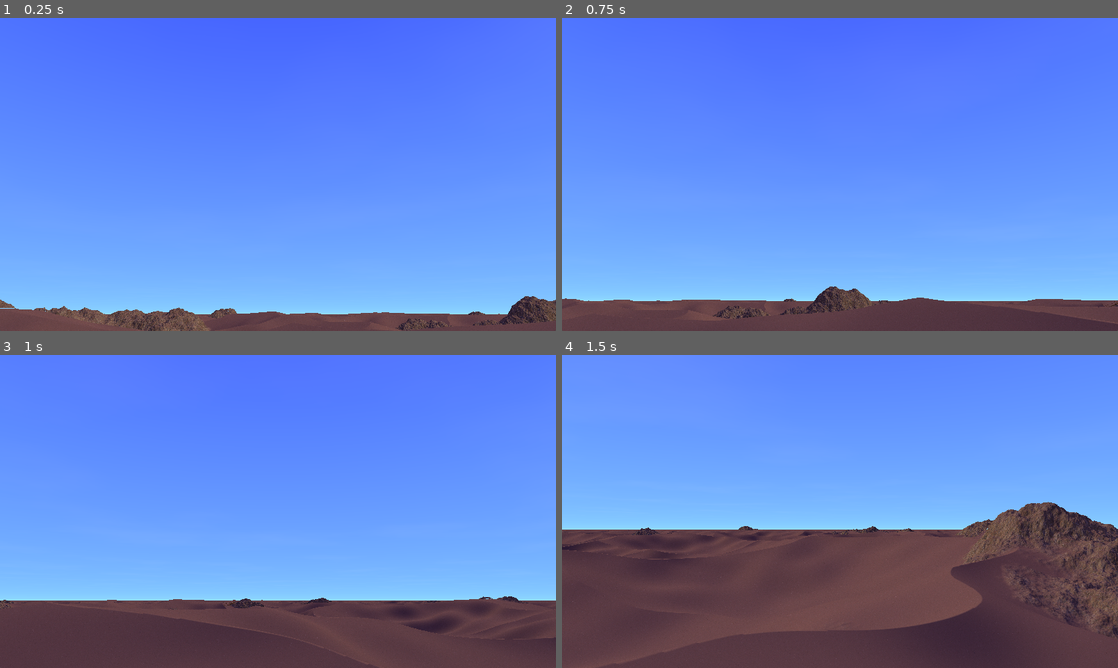
Above: before the commit, frames 1-4 (two rows, left to right).
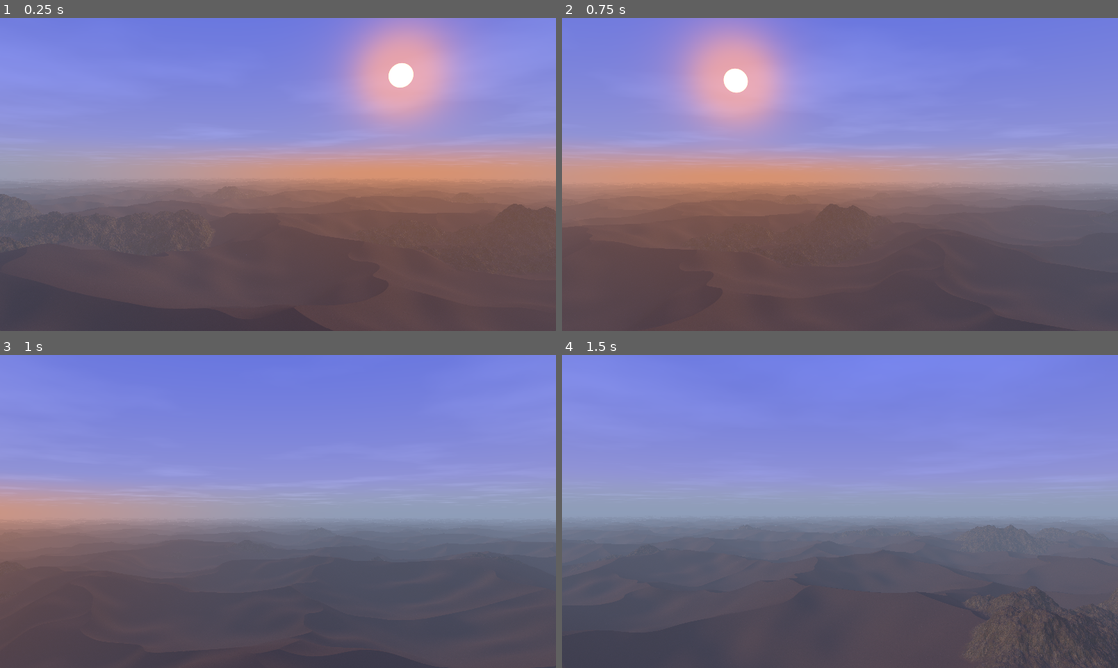
Above: after the commit, the same moments.

Repository: timo-eberl/realtime-graphics-exercises
Game: Godot game, scene res://scene.tscn
Same seed, same stepped clock (60 frames per second), same inputs: the game is played once before the commit and once after it.
Inputs (mouse positions are in pixels of both pictures, inside the frame that each line leads up to):
- Up to frame 1 (0.25 s): no input
- Up to frame 2 (0.75 s): tap Enter at 0.5 s; move the mouse to (867, 174) at 0.52 s; hold W (move_forward) from 0.53 s (still down); tap R at 0.6 s
- Up to frame 3 (1 s): keep holding W (move_forward)
- Up to frame 4 (1.5 s): keep holding W (move_forward); move the mouse to (812, 511) at 1.27 s; tap M at 1.35 s

The runs differ from the first frame. In frame 1, 97% of the frame differs, in the area x 0-100%, y 0-100%; in frame 2, 91%; in frame 3, 85%; in frame 4, 89%.

Commit message:
add fog

Diff:
--- a/project-2/src/scene.gdshader
+++ b/project-2/src/scene.gdshader
@@ -178,6 +178,25 @@
 	return normalize(vec3(x,y,z));
 }
 
+float fog_density() {
+	float cloud_strength = texture(cloud_strength_gradient, vec2(time_of_day/24.0, 0)).x;
+	return mix(0.0001, 0.0004, cloud_strength);
+}
+
+// https://iquilezles.org/articles/fog/
+vec3 applyFog( in vec3  col,   // color of pixel
+			   in float t,	   // distance to point
+			   in vec3  rd,	   // camera to point
+			   in vec3  lig )  // sun direction
+{
+	float b = fog_density();
+	float sunAmount = max( dot(rd, lig), 0.0 );
+	vec3  fogColor  = mix( mix(_zenith_color, vec3(0.5,0.6,0.7), 0.7),
+						   _sun_color,
+						   pow(sunAmount,4.0) );
+	return col*exp(-t*b) + fogColor*(1.0-exp(-t*b));
+}
+
 // https://iquilezles.org/articles/functions/
 float rational_bump( float x, float k ) { return 1.0/(1.0+k*x*x); }
 
@@ -191,8 +210,10 @@
 	float t_bloom = inv_lerp(cos_sun_radius, cos_sun_radius*mix(1.0, 0.8, bloom_radius), dot(dir, sun_direction()));
 	t_bloom = rational_bump(t_bloom, 64.0) * bloom_strength * 15.0;
 
-	return mix(sky_color, _sun_color * 100.0, t)
-		+ mix(sky_color, _sun_color, t_bloom);
+	vec3 col = mix(sky_color, _sun_color * 100.0, t) + mix(sky_color, _sun_color, t_bloom);
+	vec3 col_with_fog = applyFog( col, 100000.0, normalize(dir), sun_direction() );
+	float ti = clamp( smoothstep(0.0,0.1, dir.y) ,0,1);
+	return mix(col_with_fog, col, ti);
 }
 
 /*
@@ -270,7 +291,10 @@
 	float distance_to_sand = sdfSand(p) - EPSILON;
 	vec3 albedo = mix(sand_albedo, rock_with_sand_albedo, clamp(distance_to_sand,0,1));
 
-	return shade(albedo, p, normal);
+	return applyFog(
+		shade(albedo, p, normal),
+		distance(p, _ray_p), normalize(_ray_dir), sun_direction()
+	);
 }
 
 vec3 background(Ray ray) {
@@ -297,6 +321,7 @@
 		float cam_distance = distance(ray.p.xz, hitpoint.xz);
 		clouds *= clamp( inv_lerp(50000.0, 10000.0, cam_distance) ,0,1); // fade out in distance
 		float cloud_strength = texture(cloud_strength_gradient, vec2(time_of_day/24.0, 0)).x;
+		cloud_strength = mix(0.1, 1.0, cloud_strength);
 		clouds = clamp( mix(-cloud_strength, cloud_strength, clouds) ,0,1);
 		// transmittance + reflection
 		cloud_color = shade(cloud_color, hitpoint, ray.dir) + shade(cloud_color, hitpoint, vec3(0,1,0));
--- a/project-2/src/scene.tscn
+++ b/project-2/src/scene.tscn
@@ -37,14 +37,14 @@
 
 [sub_resource type="Gradient" id="Gradient_xxh83"]
 offsets = PackedFloat32Array(0, 0.201342, 0.25, 0.308725, 0.5, 0.687919, 0.75, 0.815436, 1)
-colors = PackedColorArray(0.141176, 0.227451, 0.317647, 1, 0.265088, 0.220503, 0.270746, 1, 0.980392, 0.180392, 0, 1, 0.654665, 0.772339, 0.789262, 1, 0.572549, 0.921569, 0.988235, 1, 0.647138, 0.825082, 0.815792, 1, 1, 0.368627, 0, 1, 0.325622, 0.257771, 0.249428, 1, 0.141176, 0.227451, 0.317647, 1)
+colors = PackedColorArray(0.141176, 0.227451, 0.317647, 1, 0.265088, 0.220503, 0.270746, 1, 0.980392, 0.180392, 0.00392157, 1, 0.654665, 0.772339, 0.789262, 1, 0.572549, 0.921569, 0.988235, 1, 0.647138, 0.825082, 0.815792, 1, 1, 0.368627, 0.00392157, 1, 0.325622, 0.257771, 0.249428, 1, 0.141176, 0.227451, 0.317647, 1)
 
 [sub_resource type="GradientTexture1D" id="GradientTexture1D_q0xt2"]
 gradient = SubResource("Gradient_xxh83")
 
 [sub_resource type="Gradient" id="Gradient_dhi22"]
 offsets = PackedFloat32Array(0, 0.137584, 0.174497, 0.25, 0.328859, 0.5, 0.607383, 0.674497, 0.75, 0.818792, 0.85906, 1)
-colors = PackedColorArray(0, 0, 0, 1, 0, 0, 0, 1, 0.187919, 0.07222, 0.0228451, 1, 1, 0.384314, 0.121569, 1, 0.976207, 0.79771, 0.63311, 1, 0.968627, 0.929412, 0.796078, 1, 0.940567, 0.861365, 0.7133, 1, 0.835978, 0.607738, 0.404764, 1, 0.811765, 0.54902, 0.333333, 1, 0.174339, 0.11791, 0.0715884, 1, 0, 0, 0, 1, 0, 0, 0, 1)
+colors = PackedColorArray(0.00392157, 0.00392157, 0.00392157, 1, 0.00392157, 0.00392157, 0.00392157, 1, 0.187919, 0.07222, 0.0228451, 1, 1, 0.384314, 0.121569, 1, 0.976207, 0.79771, 0.63311, 1, 0.968627, 0.929412, 0.796078, 1, 0.940567, 0.861365, 0.7133, 1, 0.835978, 0.607738, 0.404764, 1, 0.811765, 0.54902, 0.333333, 1, 0.174339, 0.11791, 0.0715884, 1, 0.00392157, 0.00392157, 0.00392157, 1, 0.00392157, 0.00392157, 0.00392157, 1)
 
 [sub_resource type="GradientTexture1D" id="GradientTexture1D_wq4ul"]
 gradient = SubResource("Gradient_dhi22")
@@ -72,11 +72,11 @@
 shader_parameter/color_c = null
 shader_parameter/color_d = null
 shader_parameter/aspect_ratio = 1.77778
-shader_parameter/camera_position = Vector3(416.375, 18.865, -414.67)
+shader_parameter/camera_position = Vector3(416.375, 100, -414.67)
 shader_parameter/azimuth = 3.14159
-shader_parameter/elevation = 0.354389
+shader_parameter/elevation = 0.0
 shader_parameter/vertical_fov_radians = 0.785398
-shader_parameter/time_of_day = 13.05
+shader_parameter/time_of_day = 7.2
 shader_parameter/cos_sun_radius = 0.999762
 shader_parameter/l_white = 2.0
 shader_parameter/exposure = 0.0
@@ -103,12 +103,11 @@
 grow_horizontal = 2
 grow_vertical = 2
 script = ExtResource("1_pttkg")
-time_of_day = 13.05
+time_of_day = 7.2
 time_speed = 5.0
 sun_radius_degrees = 1.25
 azimuth = 180.0
-elevation = 20.305
-camera_position = Vector3(416.375, 18.865, -414.67)
+camera_position = Vector3(416.375, 100, -414.67)
 movement_speed = 20.0
 
 [node name="Panel" type="Panel" parent="."]
